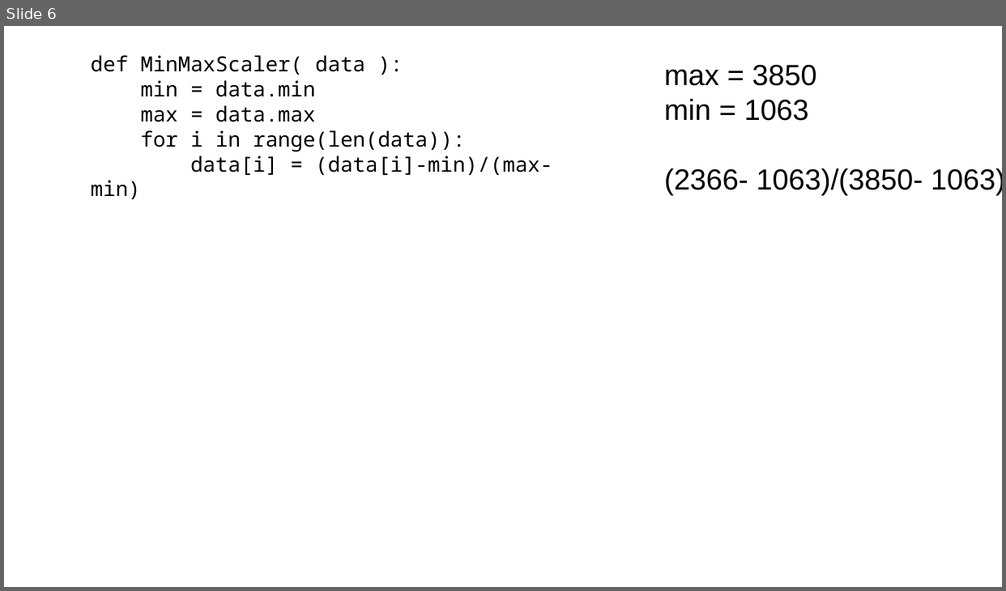
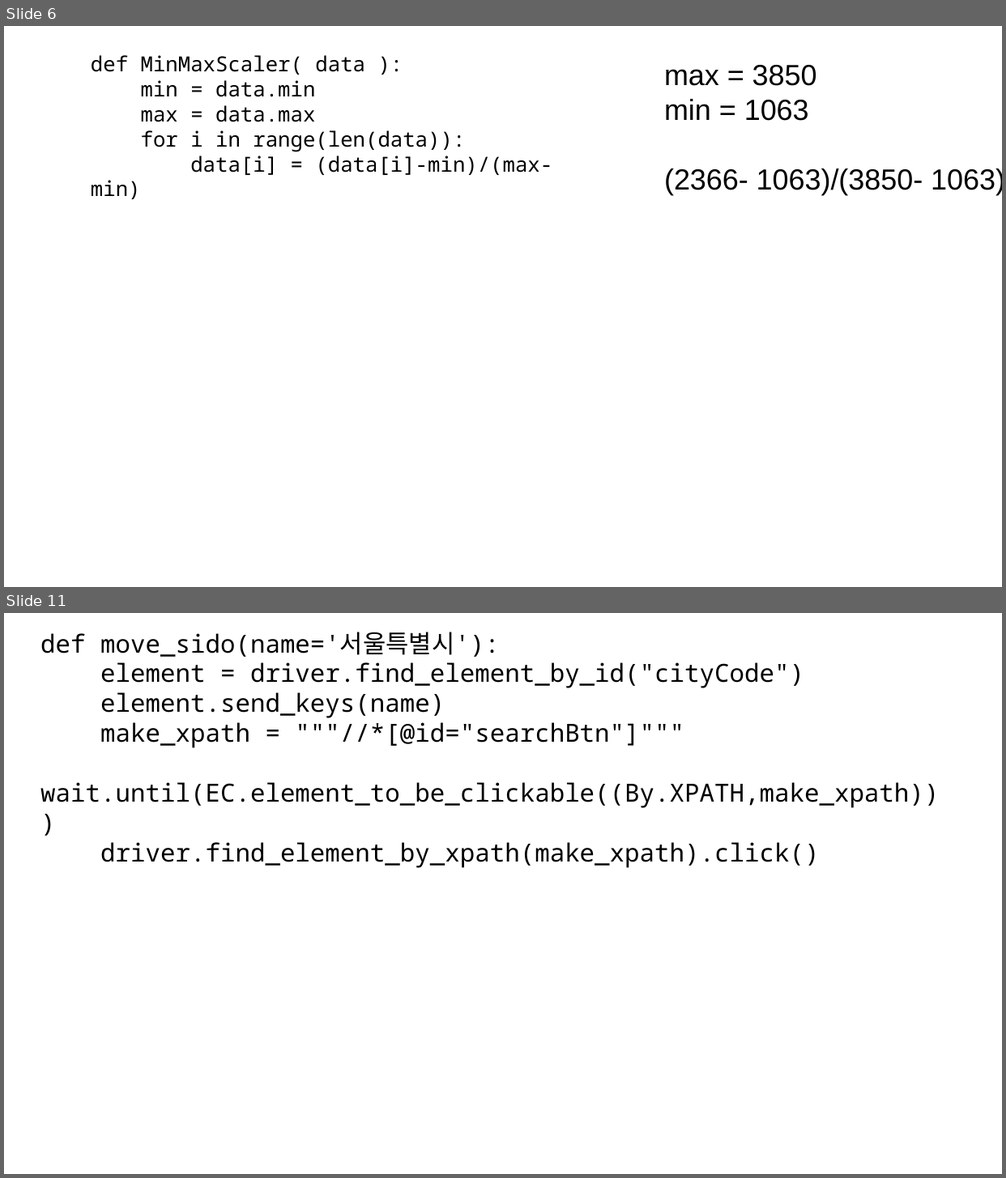
Before and after one commit to kjungmo/SBA2020_dataScience, a slide deck: 데이터분석.pptx. Shown one above the other, each under a label of ours: slide 6 before the commit, slides 6 and 11 after it; the slides between them are not shown. The pictures are 1006x591 and 1006x1178 pixels, drawn with LibreOffice and Linux fonts; fonts in the diff are those of the drawing. Boxes give left, top, right and bottom in pixels: in the first picture for what was removed or moved away, otherwise in the second. Text is boxed around its words. In the diff, an @@ line names an element or a change of style, - is before the commit and + after.

```diff
--- a/데이터분석.pptx
+++ b/데이터분석.pptx
@@ slide 11 added at <box>4,613,1002,1174</box>, background #FFFFFF @@
@@ text added at <box>40,632,939,868</box>, 24 pt, text #000000 @@
+def move_sido(name='서울특별시'):
+element = driver.find_element_by_id("cityCode")
+element.send_keys(name)
+make_xpath = """//*[@id="searchBtn"]"""
+wait.until(EC.element_to_be_clickable((By.XPATH,make_xpath)))
+driver.find_element_by_xpath(make_xpath).click()
```
Also in this commit, not shown: 54 other slides added.
